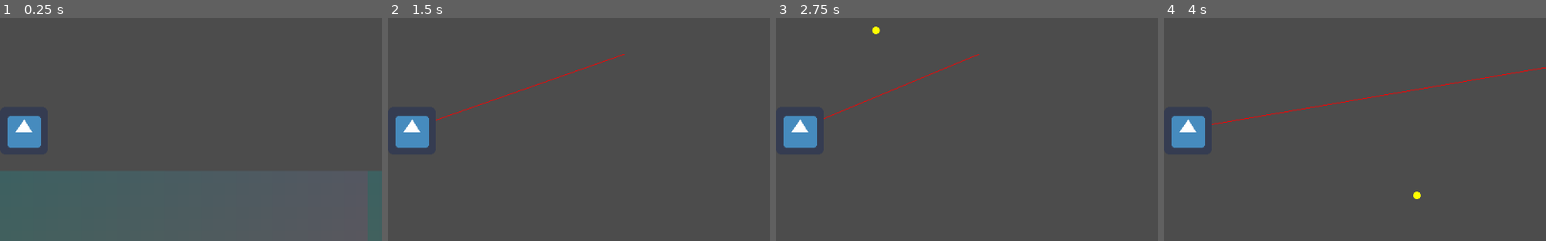
Above: before the commit, frames 1-4 (left to right).
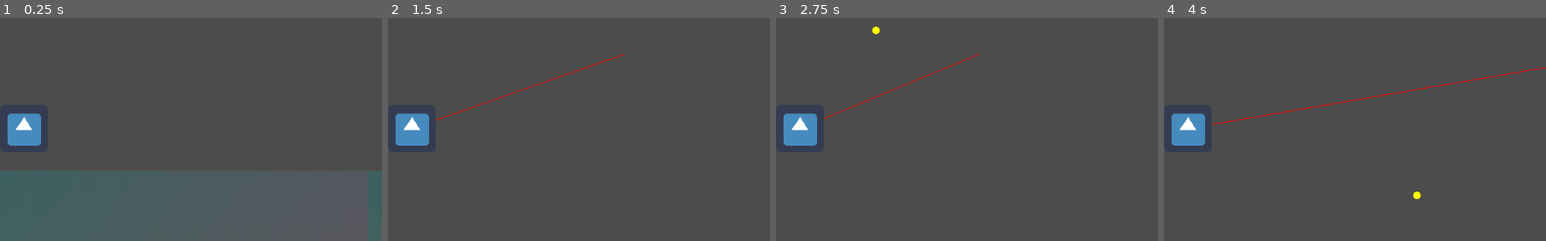
Above: after the commit, the same moments.

Repository: JaedanC/GoTeria
Game: Godot game, scene res://scenes/WorldSpawn.tscn
The game is run twice, just before and just after one commit, with the same random seed, the same clock (stepped at 60 frames per second) and the same inputs. The engine's default icon, where the game draws it, is replaced by a stand-in: a white triangle on a blue panel in a dark square.
Inputs (mouse positions are % of the whole screen's width and height, from its top left):
- Up to frame 1 (0.25 s): no input
- Up to frame 2 (1.5 s): tap Enter at 0.5 s; move the mouse to (72, 45) at 0.52 s; hold D (move_right) from 0.53 s (still down); click (72, 45) at 0.6 s; tap Space (jump) at 0.77 s; move the mouse to (30, 55) at 1.27 s; right-click (30, 55) at 1.35 s
- Up to frame 3 (2.75 s): tap Space (jump) at 1.52 s; move the mouse to (60, 28) at 2.02 s; release D (move_right) at 2.03 s; hold A (move_left) from 2.03 s (still down); hold P (show_mappings) from 2.03 s (still down)
- Up to frame 4 (4 s): move the mouse to (45, 70) at 2.77 s; release A (move_left) at 2.78 s; release P (show_mappings) at 2.78 s; hold D (move_right) from 2.78 s (still down); tap Mouse wheel down (zoom_in) at 2.85 s; click (45, 70) at 2.92 s; tap Space (jump) at 3.02, 3.77 s; move the mouse to (80, 65) at 3.52 s; hold Mouse wheel up (zoom_out) from 3.53 s (still down)
The pictures show only the part of the screen within x 47-97%, y 25-75%; the shares and areas given below are measured in that part.

The runs differ from the first frame. In frame 1, 0.3% of the frame differs, in the area x 2-11%, y 42-59%; in frame 2, 0.3%; in frame 3, 0.3%; in frame 4, 0.3%.

Commit message:
Collisions optimsed now. Still not a component

Diff:
--- a/scenes/Block.tscn
+++ b/scenes/Block.tscn
@@ -3,9 +3,7 @@
 [sub_resource type="RectangleShape2D" id=1]
 extents = Vector2( 8, 8 )
 
-[node name="Block" type="Node2D"]
+[node name="Block" type="StaticBody2D"]
 
-[node name="StaticBody2D" type="StaticBody2D" parent="."]
-
-[node name="CollisionShape2D" type="CollisionShape2D" parent="StaticBody2D"]
+[node name="Hitbox" type="CollisionShape2D" parent="."]
 shape = SubResource( 1 )
--- a/scenes/Chunk/Chunk.gd
+++ b/scenes/Chunk/Chunk.gd
@@ -40,9 +40,9 @@
 #				abs(sin(randi()) - 0.5)
 			)
 
-			var block = block_scene.instance()
-			block.position = Vector2(i, j) * self.block_pixel_size + self.block_pixel_size / 2
-			add_child(block)
+#			var block = block_scene.instance()
+#			block.position = Vector2(i, j) * self.block_pixel_size + self.block_pixel_size / 2
+#			add_child(block)
 
 
 func save_chunk():
--- a/scenes/Player.tscn
+++ b/scenes/Player.tscn
@@ -7,7 +7,7 @@
 [ext_resource path="res://scenes/Player/Player.gd" type="Script" id=5]
 
 [sub_resource type="RectangleShape2D" id=1]
-extents = Vector2( 31, 32 )
+extents = Vector2( 32, 32 )
 
 [node name="Player" type="Node2D"]
 script = ExtResource( 5 )
@@ -16,8 +16,8 @@
 position = Vector2( 51, -57 )
 
 [node name="Hitbox" type="CollisionShape2D" parent="Rigidbody"]
-position = Vector2( 0, 3 )
 shape = SubResource( 1 )
+one_way_collision = true
 
 [node name="Smoothing" type="Node2D" parent="."]
 position = Vector2( 51, -57 )
@@ -25,7 +25,6 @@
 target = NodePath("../Rigidbody")
 
 [node name="PlayerSprite" type="Sprite" parent="Smoothing"]
-position = Vector2( 0, 3 )
 texture = ExtResource( 1 )
 
 [node name="Camera" type="Camera2D" parent="Smoothing"]
--- a/scenes/Player/Player.gd
+++ b/scenes/Player/Player.gd
@@ -6,6 +6,13 @@
 var terrain = null
 
 var velocity = Vector2(0, 0)
+
+var original_player_hitbox = null
+var next_physics_player_hitbox = null
+var visibility_hitbox = null
+
+var block_scene = preload("res://scenes/Block.tscn")
+var blocks = {}
 
 func _ready():
 	self.camera = find_node("Camera")
@@ -36,7 +43,6 @@
 	update()
 
 func _physics_process(delta):
-
 	if InputLayering.pop_action("move_left"):
 		velocity.x -= 50
 
@@ -55,6 +61,10 @@
 	if InputLayering.pop_action("brake"):
 		velocity = Vector2(0, 0)
 
+
+	update_collision_visiblity_rect(delta)
+	delete_invisible_blocks_hitboxes()
+	create_visible_blocks_hitboxes()
 	move(velocity)
 
 func move(vector : Vector2):
@@ -63,10 +73,6 @@
 		self.velocity.y = 0
 	if self.rigidbody.is_on_wall():
 		self.velocity.x = 0
-#	for i in self.rigidbody.get_slide_count():
-#		var collision = self.rigidbody.get_slide_collision(i)
-#		print("Collided with: ", collision.collider.name)
-
 
 func _input(event):
 	if event.is_action_pressed("zoom_in"):
@@ -75,11 +81,39 @@
 	if event.is_action_pressed("zoom_out"):
 		camera.zoom -= Vector2(0.25, 0.25)
 
-
-
-
 	camera.zoom.x = clamp(camera.zoom.x, 0.5, 3)
 	camera.zoom.y = clamp(camera.zoom.y, 0.5, 3)
+
+func create_visible_blocks_hitboxes():
+	var visible_blocks = get_hitbox_visibility_points(visibility_hitbox)
+
+	for visible_block_point in visible_blocks:
+		if blocks.has(visible_block_point):
+			continue
+
+		var existing_block = terrain.get_block_from_world_position(visible_block_point * terrain.block_pixel_size)
+		if existing_block and existing_block["id"] != 0:
+			var block = block_scene.instance()
+			block.position = visible_block_point * terrain.block_pixel_size + terrain.block_pixel_size / 2
+			add_child(block)
+
+			blocks[visible_block_point] = block
+
+func delete_invisible_blocks_hitboxes():
+	var visible_blocks = {}
+
+	for visible_block_point in get_hitbox_visibility_points(visibility_hitbox):
+		if blocks.has(visible_block_point):
+			var existing_block_data = terrain.get_block_from_world_position(visible_block_point * terrain.block_pixel_size)
+			if existing_block_data["id"] == 0:
+				continue
+			visible_blocks[visible_block_point] = blocks[visible_block_point]
+			blocks.erase(visible_block_point)
+
+	for invisible_blocks in blocks.keys():
+		blocks[invisible_blocks].queue_free()
+
+	blocks = visible_blocks
 
 func get_visibility_points() -> Array:
 	"""
@@ -139,13 +173,42 @@
 	var world_position = self.smoothing.position + screen_position * camera.zoom
 	return world_position - camera.zoom * get_viewport_rect().size/2
 
+func update_collision_visiblity_rect(delta):
+	# TODO Hardcoded hitbox size
+	var collision_visibility = find_node("Hitbox", true, false).position - Vector2(32, 32)
+	original_player_hitbox = Rect2(collision_visibility + rigidbody.position, 2 * Vector2(32, 32))
+	next_physics_player_hitbox = original_player_hitbox
+	next_physics_player_hitbox.position += velocity * delta
+	visibility_hitbox = next_physics_player_hitbox.merge(original_player_hitbox)
+
+func get_hitbox_visibility_points(area : Rect2) -> Array:
+	var visibility_points = []
+	var top_left = (area.position / terrain.block_pixel_size).floor()
+	var bottom_right = ((area.position + area.size) / terrain.block_pixel_size).floor()
+	for i in range(top_left.x, bottom_right.x + 1):
+		for j in range(top_left.y, bottom_right.y + 1):
+			var visible_point = Vector2(i, j)
+			visibility_points.append(visible_point)
+	return visibility_points
+
 func _draw():
 #	for point in get_visibility_points():
 #		draw_circle(
-#			point * get_tree().get_root().find_node("Terrain", true, false).get_chunk_pixel_dimensions(),
+#			point * terrain.get_chunk_pixel_dimensions(),
 #			15,
 #			Color(0, 1, 0, 1)
 #		)
+
+#	if original_player_hitbox:
+#		draw_rect(original_player_hitbox, Color(0, 0, 1, 0.1))
+#		draw_rect(next_physics_player_hitbox, Color(0, 1, 0, 0.1))
+#		draw_rect(visibility_hitbox, Color(1, 0, 0, 0.1))
+#		for point in get_hitbox_visibility_points(visibility_hitbox):
+#			draw_circle(
+#				point * terrain.block_pixel_size,
+#				5,
+#				Color(0, 1, 0, 1)
+#			)
 
 	draw_circle(
 		screen_to_world_position(get_viewport().get_mouse_position()),
